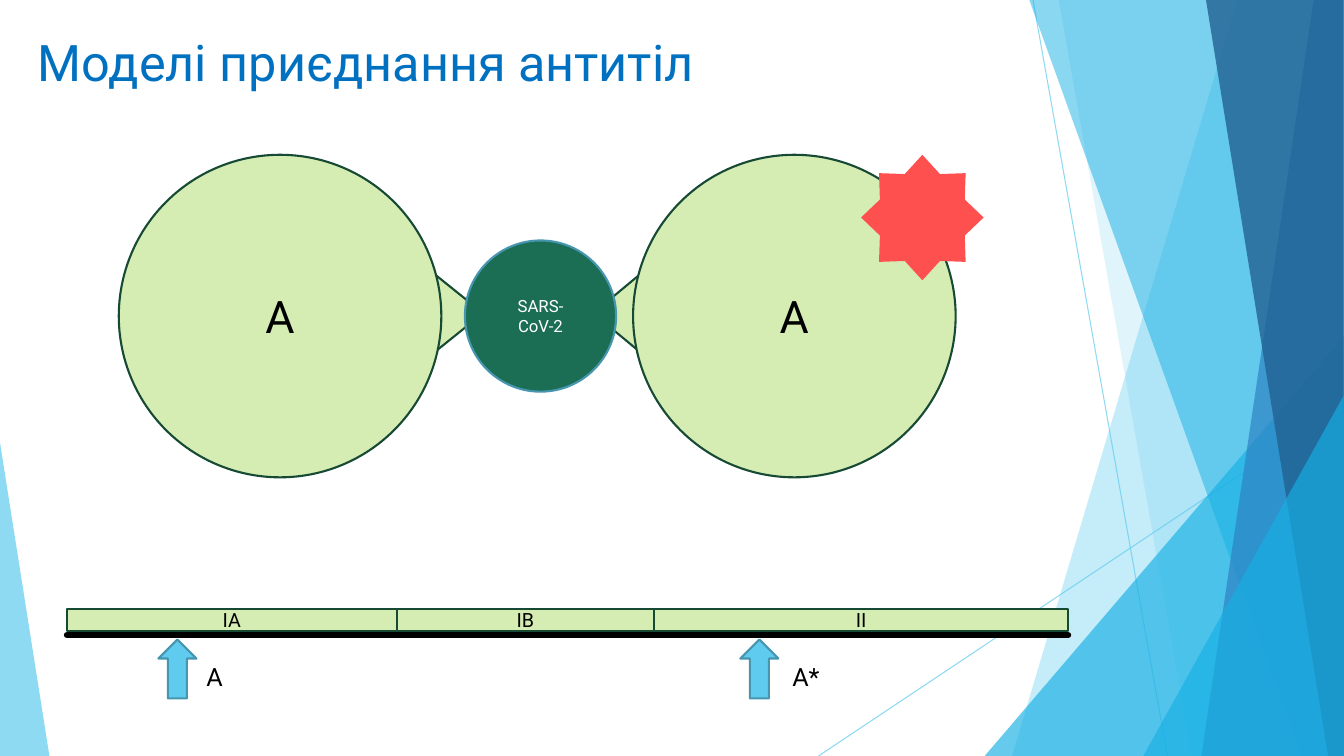
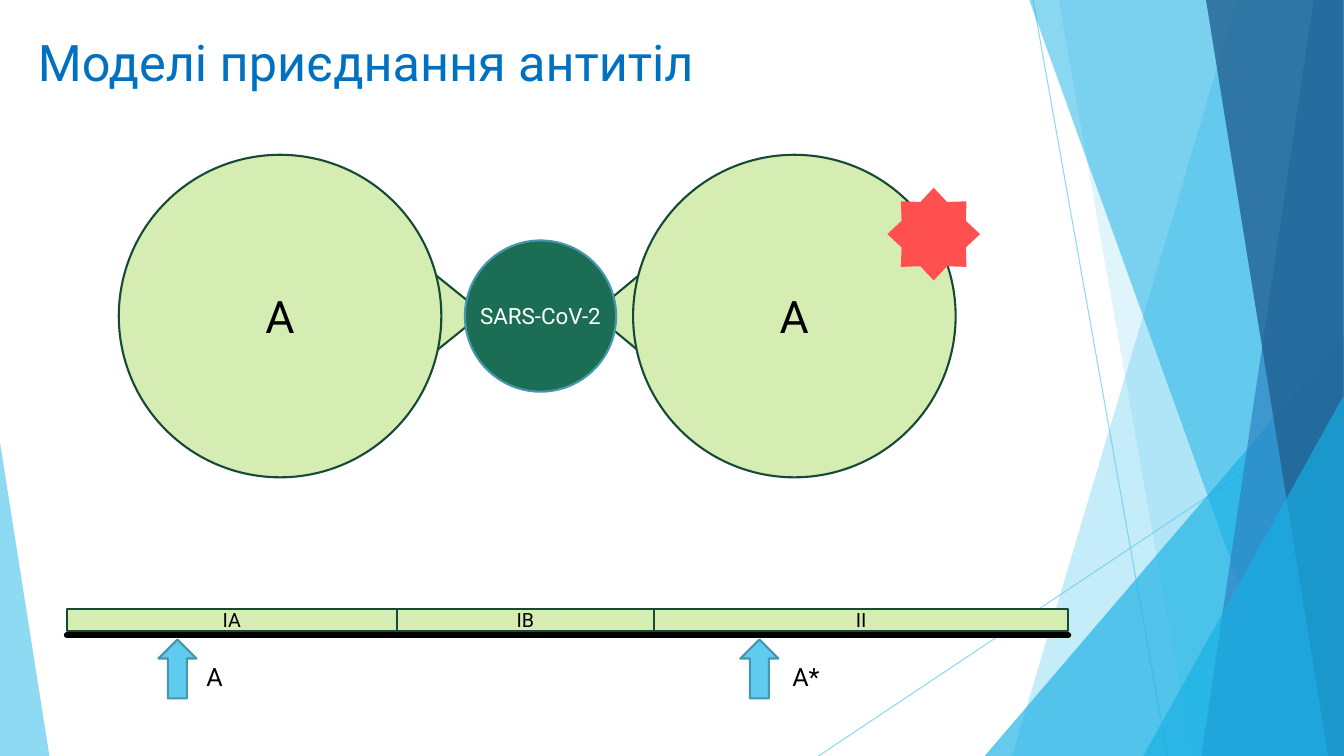
Before and after one commit to zelo2000/Xema, a slide deck: slide 2 of Documents/Зелінський_Олександр.pptx. Drawn at 1344x756 pixels with LibreOffice and Linux fonts; fonts in the diff are those of the drawing. Boxes give left, top, right and bottom in pixels: in the first picture for what was removed or moved away, otherwise in the second. Text is boxed around its words. In the diff, an @@ line names an element or a change of style, - is before the commit and + after.

```diff
--- a/Documents/Зелінський_Олександр.pptx
+++ b/Documents/Зелінський_Олександр.pptx
@@ star: place and size @@
-star at [861,155,984,280]
+star at [887,188,980,280]
@@ ellipse "SARS-CoV-2" at [465,241,616,392]: size 12 to 16 pt @@
```
Also in this commit, not shown: 38 other files.
